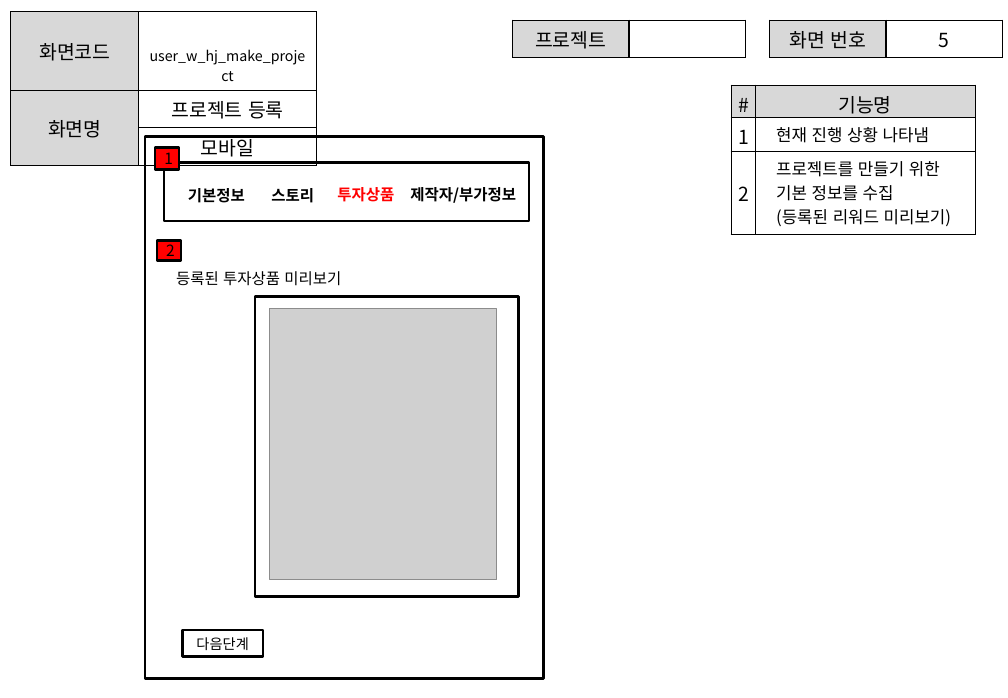
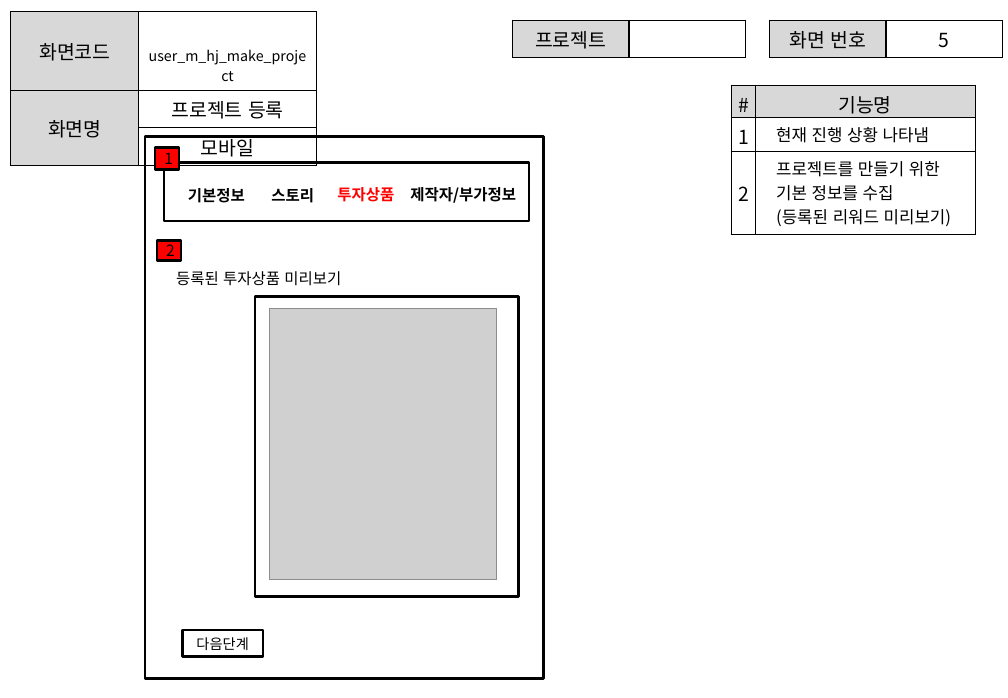
Before and after one commit to ezenteam2/EzenCrowdFunding, a slide deck: slide 11 of gr2_lhj/user_w_hj_make_invest.pptx. Drawn at 1008x698 pixels with LibreOffice and Linux fonts; fonts in the diff are those of the drawing; grey boxes stand for pictures. Boxes give left, top, right and bottom in pixels: in the first picture for what was removed or moved away, otherwise in the second. Text is boxed around its words. In the diff, an @@ line names an element or a change of style, - is before the commit and + after.

```diff
--- a/gr2_lhj/user_w_hj_make_invest.pptx
+++ b/gr2_lhj/user_w_hj_make_invest.pptx
@@ table at (11, 12, 317, 161) @@
-row 1, column 2: user_w_hj_make_project
+row 1, column 2: user_m_hj_make_project
```
Also in this commit, not shown: 5 other slides changed, 4 other files.
